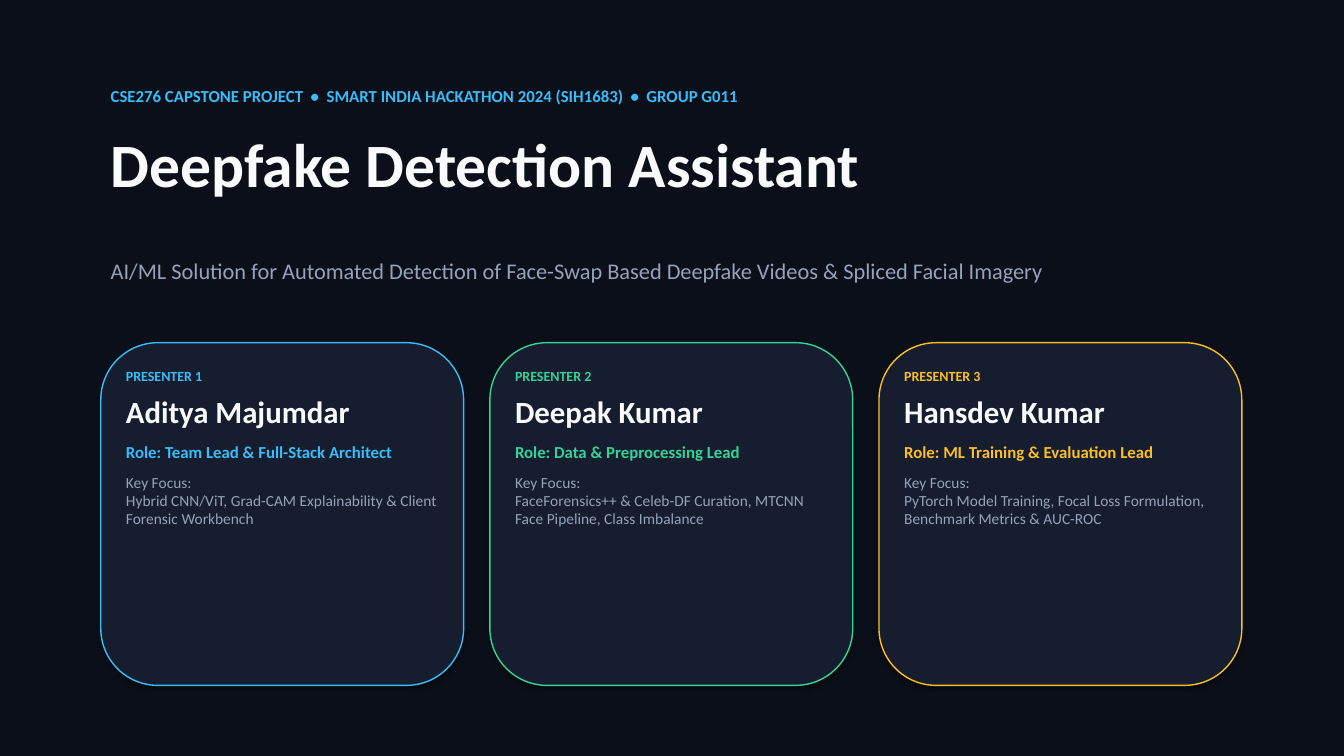
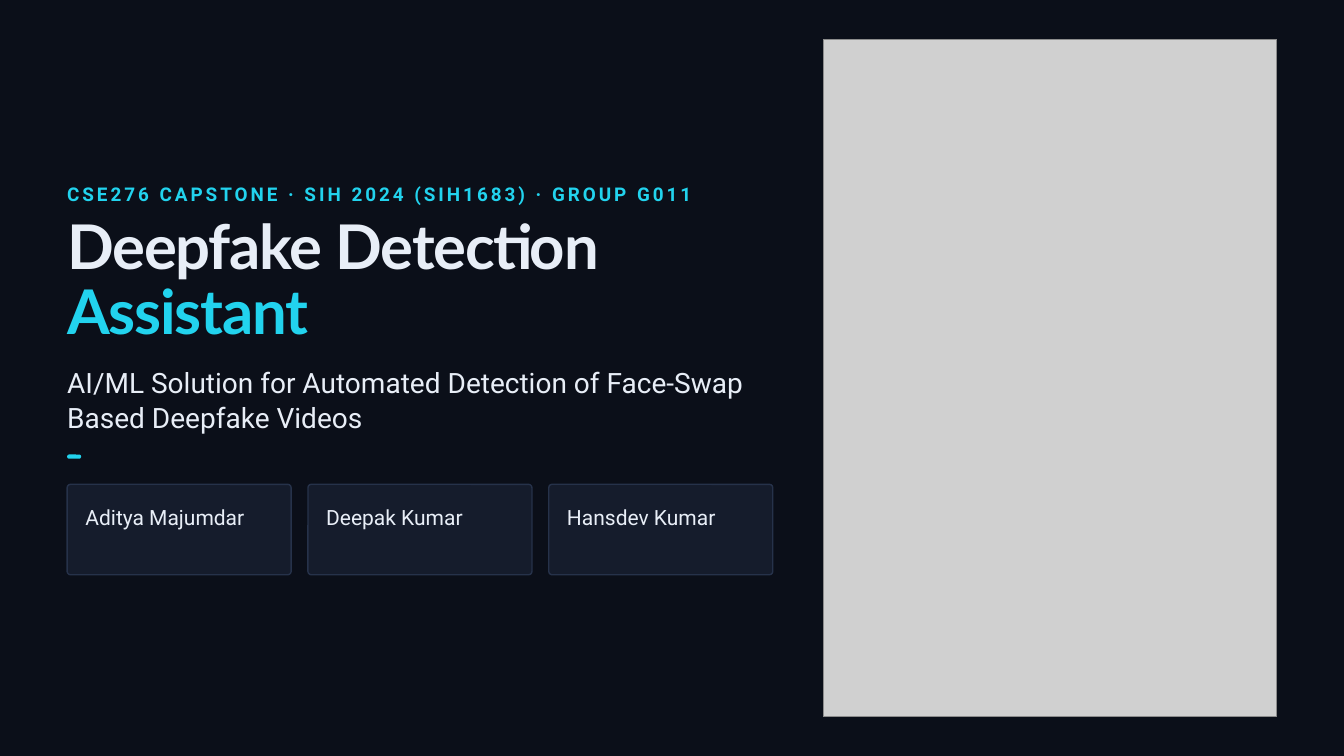
Before and after one commit to Adityaaa347/deepfake-sentinel, a slide deck: slide 1 of CSE276_Deepfake_Detection_G011.pptx. Drawn at 1344x756 pixels with LibreOffice and Linux fonts; fonts in the diff are those of the drawing; grey boxes stand for pictures; background and template pictures are left out. Boxes give left, top, right and bottom in pixels: in the first picture for what was removed or moved away, otherwise in the second. Text is boxed around its words. In the diff, an @@ line names an element or a change of style, - is before the commit and + after.

Commit message:
docs: update report (remove Capstone) and replace pptx with official Gamma deck

```diff
--- a/CSE276_Deepfake_Detection_G011.pptx
+++ b/CSE276_Deepfake_Detection_G011.pptx
@@ background #FFFFFF to #0B0F19 @@
@@ rectangle removed at [0,0,1344,756] @@
@@ picture added at [824,39,1277,717] @@
@@ text at [67,186,691,205]: text changed; size 12 to 13.5 pt; font Calibri to Roboto; text colour #38BDF8 to #22D3EE @@
-CSE276 CAPSTONE PROJECT • SMART INDIA HACKATHON 2024 (SIH1683) • GROUP G011
+CSE276 CAPSTONE · SIH 2024 (SIH1683) · GROUP G011
@@ text "Deepfake Detection Assistant": place and size @@
-text "Deepfake Detection Assistant" at [111,143,859,197]
+text "Deepfake Detection Assistant" at [67,223,598,335]
@@ text "Deepfake Detection Assistant" at [67,223,598,335]: font Calibri to Lato, letter spacing 0 to -0.9 pt; text colour #F8FAFC to #E8EEF7 in "Deepfake Detection"; text colour #F8FAFC to #22D3EE in "Assistant"; line spacing 1 to 0.88 @@
@@ text at [67,371,743,434]: text changed; size 16 to 20 pt; font Calibri to Roboto; text colour #94A3B8 to #E8EEF7 @@
-AI/ML Solution for Automated Detection of Face-Swap Based Deepfake Videos & Spliced Facial Imagery
+AI/ML Solution for Automated Detection of Face-Swap Based Deepfake Videos
@@ text at [126,372,202,381]: paragraph removed @@
-PRESENTER 1
@@ text at [515,372,591,381]: paragraph removed @@
-PRESENTER 2
@@ text at [904,372,980,381]: paragraph removed @@
-PRESENTER 3
@@ text at [126,446,436,524]: paragraphs removed @@
-Role: Team Lead & Full-Stack Architect
-Key Focus:
-Hybrid CNN/ViT, Grad-CAM Explainability & Client Forensic Workbench
@@ text at [515,446,804,527]: paragraphs removed @@
-Role: Data & Preprocessing Lead
-Key Focus:
-FaceForensics++ & Celeb-DF Curation, MTCNN Face Pipeline, Class Imbalance
@@ text at [904,446,1204,524]: paragraphs removed @@
-Role: ML Training & Evaluation Lead
-Key Focus:
-PyTorch Model Training, Focal Loss Formulation, Benchmark Metrics & AUC-ROC
@@ rounded rectangle added at [68,455,82,459], fill #22D3EE @@
@@ rounded rectangle: place and size @@
-rounded rectangle at [101,343,464,686]
+rounded rectangle at [68,484,291,575]
@@ rounded rectangle at [68,484,291,575]: fill #151D2E to #151C2C; outline #38BDF8 1 pt to #26324A 1 pt; shadow off; proportions changed @@
@@ text "Aditya Majumdar": place and size @@
-text "Aditya Majumdar" at [126,372,436,524]
+text "Aditya Majumdar" at [85,509,244,530]
@@ rounded rectangle: place and size @@
-rounded rectangle at [490,343,853,686]
+rounded rectangle at [309,484,532,575]
@@ rounded rectangle at [309,484,532,575]: fill #151D2E to #151C2C; outline #34D399 1 pt to #26324A 1 pt; shadow off; proportions changed @@
@@ text "Deepak Kumar": place and size @@
-text "Deepak Kumar" at [515,372,804,527]
+text "Deepak Kumar" at [326,509,462,530]
@@ rounded rectangle: place and size @@
-rounded rectangle at [879,343,1242,686]
+rounded rectangle at [548,484,772,575]
@@ rounded rectangle at [548,484,772,575]: fill #151D2E to #151C2C; outline #FBBF24 1 pt to #26324A 1 pt; shadow off; proportions changed @@
@@ size 22 to 15 pt, font Calibri to Roboto, text colour #F8FAFC to #E8EEF7, bold off; line spacing 1 to 1.18; less space between paragraphs in 3 elements at [85,509,244,530], [326,509,462,530], [567,509,715,525] @@
@@ text "Hansdev Kumar": place and size @@
-text "Hansdev Kumar" at [904,372,1204,524]
+text "Hansdev Kumar" at [567,509,715,525]
```
Also in this commit, not shown: 1 other slide changed, 7 slides added, 10 slides removed, 1 other file.
